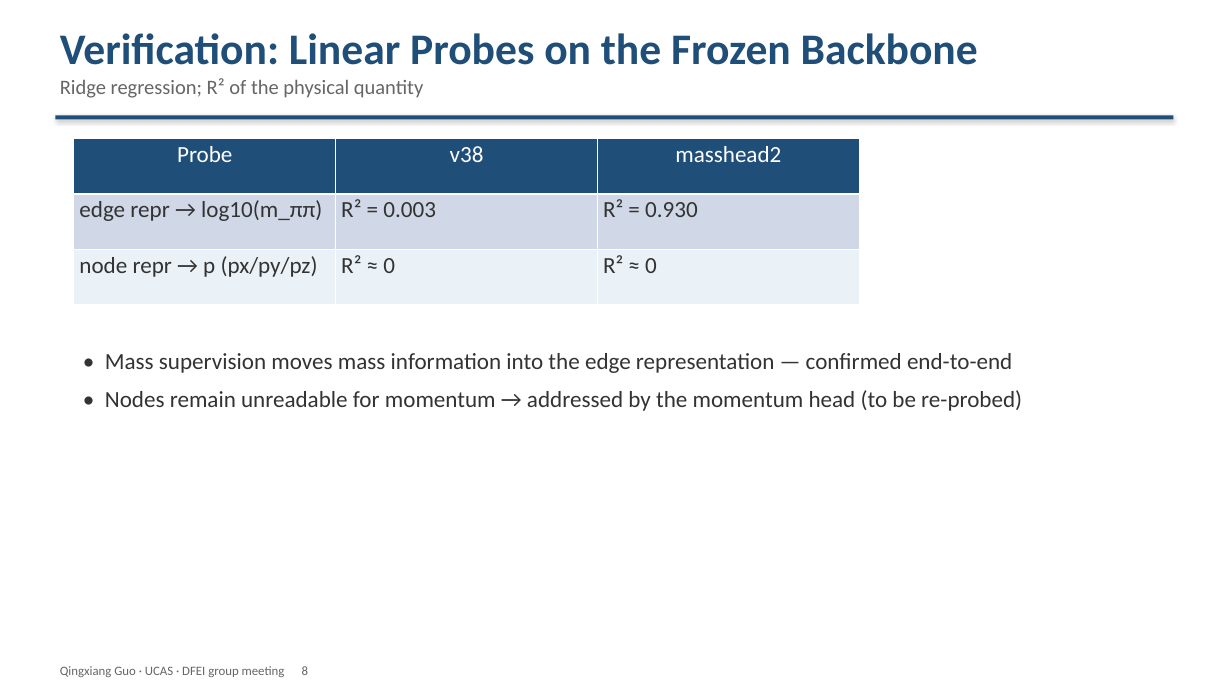
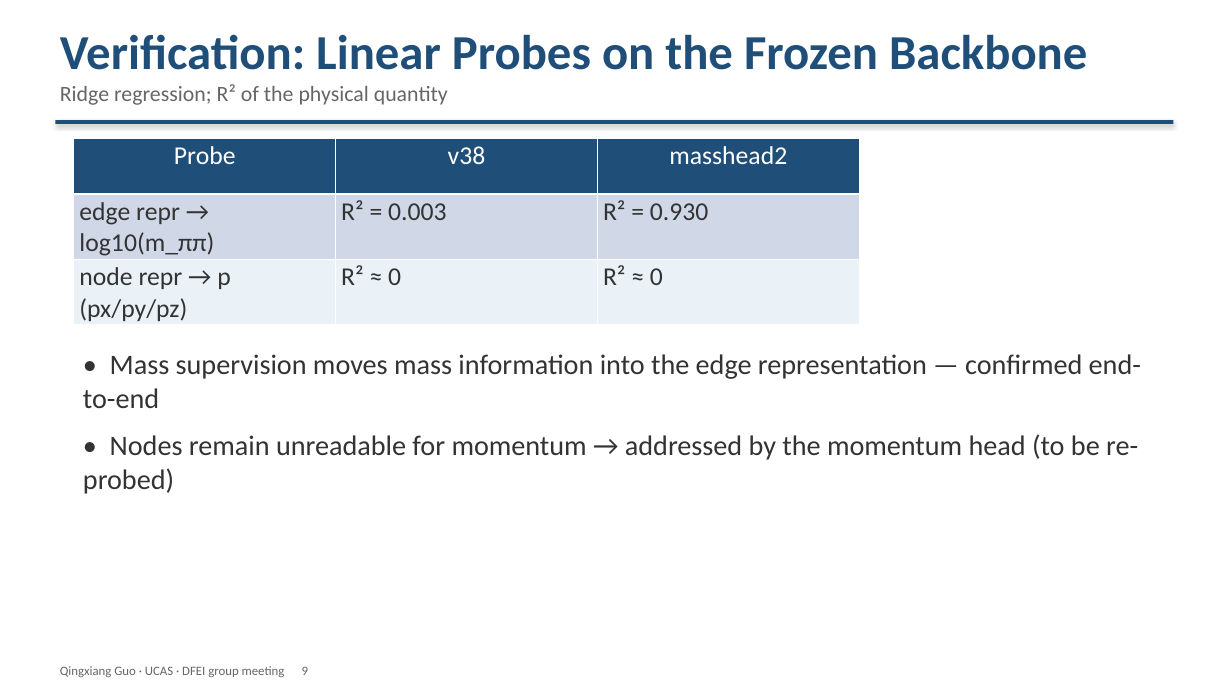
Before and after one commit to Aniedrew/dfei_ift, a slide deck: slide 9 of meeting_figs/DFEI_progress_20260902_EN.pptx (slide 8 before the commit). Drawn at 1232x693 pixels with LibreOffice and Linux fonts; fonts in the diff are those of the drawing. Boxes give left, top, right and bottom in pixels: in the first picture for what was removed or moved away, otherwise in the second. Text is boxed around its words. In the diff, an @@ line names an element or a change of style, - is before the commit and + after.

```diff
--- a/meeting_figs/DFEI_progress_20260902_EN.pptx
+++ b/meeting_figs/DFEI_progress_20260902_EN.pptx
@@ text "Verification: Linear Probes on the ..." at (60, 34, 1087, 105): size 34 to 38 pt in "Verification: Linear Probes on the Frozen Backbone"; size 16 to 17 pt in "Ridge regression; R² of the physical quantity" @@
@@ rectangle: place and size @@
-rectangle at (55, 116, 1174, 119)
+rectangle at (55, 120, 1174, 124)
@@ table at (74, 139, 859, 325) @@
@@ size 18 to 20 pt @@
@@ text "• Mass supervision moves mass ..." at (83, 354, 1141, 494): size 18 to 22 pt; more space between paragraphs @@
@@ text at (60, 666, 308, 677): text changed @@
-Qingxiang Guo · UCAS · DFEI group meeting 8
+Qingxiang Guo · UCAS · DFEI group meeting 9
```
Also in this commit, not shown: 10 other slides changed, 1 slide added, 2 other files.
